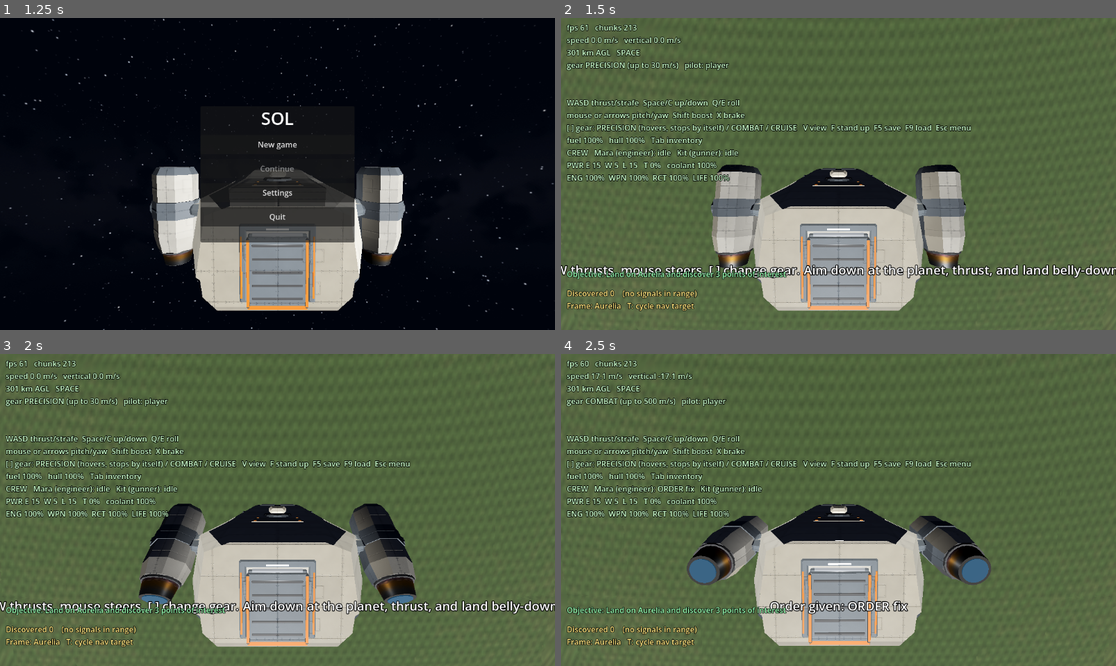
Above: before the commit, frames 1-4 (two rows, left to right).
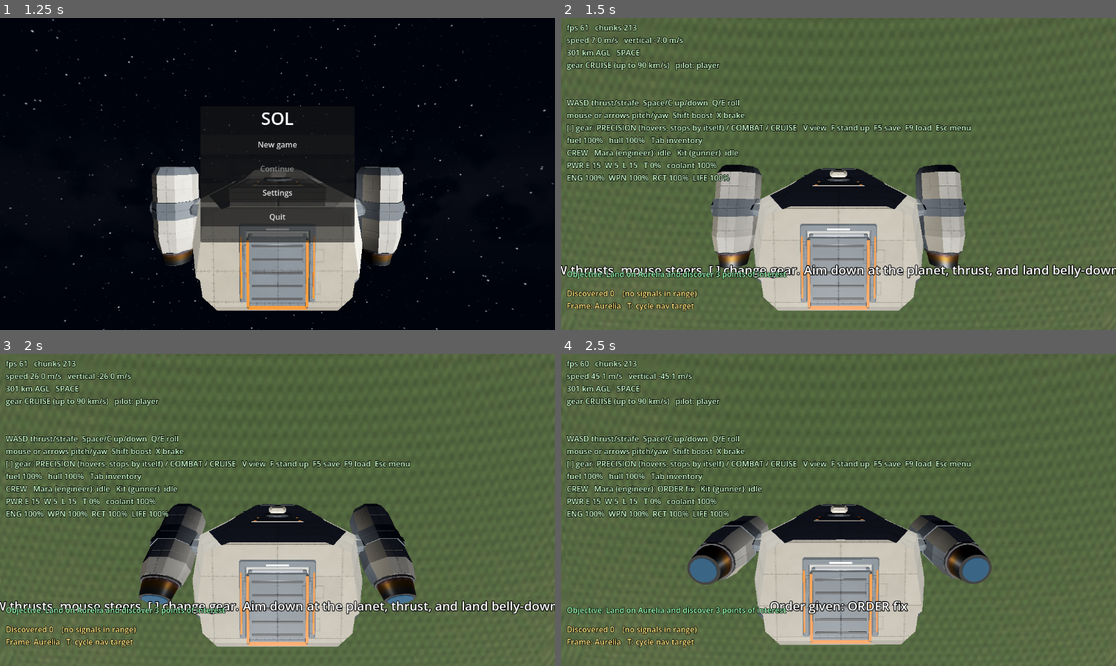
Above: after the commit, the same moments.

Repository: dryweather-2544/Sol
Game: Godot game, scene res://scenes/main.tscn
Same seed, same stepped clock (60 frames per second), same inputs: the game is played once before the commit and once after it.
Inputs (mouse positions are in pixels of both pictures, inside the frame that each line leads up to):
- Up to frame 1 (1.25 s): tap Enter at 0.5 s; move the mouse to (399, 158) at 0.52 s; hold E (roll_right) from 0.53 s (still down); hold Shift (boost) from 0.53 s (still down); click (399, 158) at 0.67 s
- Up to frame 2 (1.5 s): release E (roll_right) at 1.25 s; release Shift (boost) at 1.25 s; click "New game" at 1.25 s
- Up to frame 3 (2 s): no input
- Up to frame 4 (2.5 s): move the mouse to (810, 510) at 2.02 s; hold ] (gear_up) from 2.03 s (still down); tap R (crew_fix) at 2.1 s

Frame 1 is identical in both runs. In frame 2, 0.6% of the frame differs, in the area x 4-64%, y 6-64%; in frame 3, 0.8%; in frame 4, 3.1%, in the area x 5-78%, y 6-98%.

Commit message:
Start in cruise gear in orbit; HUD hint when a faster gear is available
The ship started in gear 0 (now PRECISION) at 300 km, so one ] gave COMBAT and its
500 m/s cap, which reads as "space is capped at 500". Measured in the real main scene
with the real input actions (tools/gear_check.gd): precision 17 m/s, combat 500 m/s,
cruise 37 km/s after 2 s and 70 km/s after 4 s of W. Now the game starts in cruise
there, and the HUD says "press ] for CRUISE" above 20 km in a slower gear.

Co-Authored-By: Claude Opus 5.5 <noreply@anthropic.com>
Claude-Session: https://claude.ai/code/session_01KVkUNEuEnzA3ZQcTXczkja

Diff:
--- a/scenes/main.gd
+++ b/scenes/main.gd
@@ -58,6 +58,8 @@
 	ship.planet = planet
 	ship.state.position = WorldPos.new(planet.frame_id, start_up.x * (planet.radius + START_ALTITUDE), start_up.y * (planet.radius + START_ALTITUDE), start_up.z * (planet.radius + START_ALTITUDE))
 	ship.state.basis = Basis.looking_at(-start_up, Vector3.UP) # nose toward the planet
+	ship.state.gear = PilotCommand.GEAR_CRUISE # start in orbit in cruise (PRECISION is for near the ground)
+	ship.state.selected_gear = PilotCommand.GEAR_CRUISE
 	ship.render_origin = ship.state.position.duplicate_position()
 	ship.state.gear = PilotCommand.GEAR_CRUISE # start in orbit, 300 km up: cruise gets you down in half a minute
 	session = GameSession.new(planet, ship, player_source) # gives the ship its interior systems
--- a/src/debug/debug_overlay.gd
+++ b/src/debug/debug_overlay.gd
@@ -89,6 +89,8 @@
 	gear_text += " (up to %s)" % ("%.0f m/s" % top_speed if top_speed < 1.0e4 else "%.0f km/s" % (top_speed / 1000.0))
 	if state.selected_gear != state.gear:
 		gear_text += ", %s selected: %s" % [gear_names[state.selected_gear], "no fuel" if state.fuel <= 0.0 else "not available here"]
+	elif state.gear < PilotCommand.GEAR_CRUISE and state.altitude_above_ground > 20000.0:
+		gear_text += "   - press ] for %s" % ("CRUISE" if state.gear == PilotCommand.GEAR_COMBAT else "COMBAT, then ] again for CRUISE")
 	_label.text = "fps %d   chunks %d\nspeed %.1f m/s   vertical %.1f m/s\n%s   %s\ngear %s   pilot: %s\n%s\n\nWASD thrust …(202 unchanged characters)…
 		Engine.get_frames_per_second(), terrain.displayed_chunk_count() if terrain != null else 0,
 		state.speed(), vertical_speed, altitude_text, FlightRegime.label(state.regime),
--- /dev/null
+++ b/tools/gear_check.gd
@@ -0,0 +1,70 @@
+extends SceneTree
+## Real main scene, real player input actions: start, shift gears with the gear_up / gear_down actions, hold
+## thrust_forward, and print gear (in effect / selected), speed, fuel and frame. Headless is fine:
+##   godot --headless --path . -s res://tools/gear_check.gd
+
+var _main: Node
+var _frames := 0
+
+
+func _initialize() -> void:
+	_main = load("res://scenes/main.tscn").instantiate()
+	root.add_child(_main)
+
+
+func _report(label: String) -> void:
+	var state: ShipState = _main.ship.state
+	print("GEAR_CHECK %-28s frame %4d  gear %d selected %d  speed %9.1f m/s  fuel %.3f  alt %.0f m  world %s  pilot %s" % [
+		label, _frames, state.gear, state.selected_gear, state.speed(), state.fuel, state.altitude_above_ground,
+		String(_main.runtime.active_frame), String(_main.ship.controller.current_source.source_id) if _main.ship.controller.current_source != null else "none"])
+
+
+func _tap(action: String) -> void:
+	var press := InputEventAction.new()
+	press.action = action
+	press.pressed = true
+	Input.parse_input_event(press)
+
+
+func _release(action: String) -> void:
+	var release := InputEventAction.new()
+	release.action = action
+	release.pressed = false
+	Input.parse_input_event(release)
+
+
+func _process(_delta: float) -> bool:
+	_frames += 1
+	match _frames:
+		2:
+			_main.menu.dismiss()
+		5:
+			_report("start")
+		10:
+			_tap("gear_down")
+		12:
+			_release("gear_down")
+		14:
+			_tap("gear_down")
+		16:
+			_release("gear_down")
+		20:
+			_report("after two gear_down")
+			Input.action_press("thrust_forward")
+		140:
+			_report("precision, W held 2 s")
+			_tap("gear_up")
+		142:
+			_release("gear_up")
+		260:
+			_report("combat, W held 2 s")
+			_tap("gear_up")
+		262:
+			_release("gear_up")
+		380:
+			_report("cruise, W held 2 s")
+		500:
+			_report("cruise, W held 4 s")
+			Input.action_release("thrust_forward")
+			quit(0)
+	return false
Not shown, changed: docs/PLAYING.md
